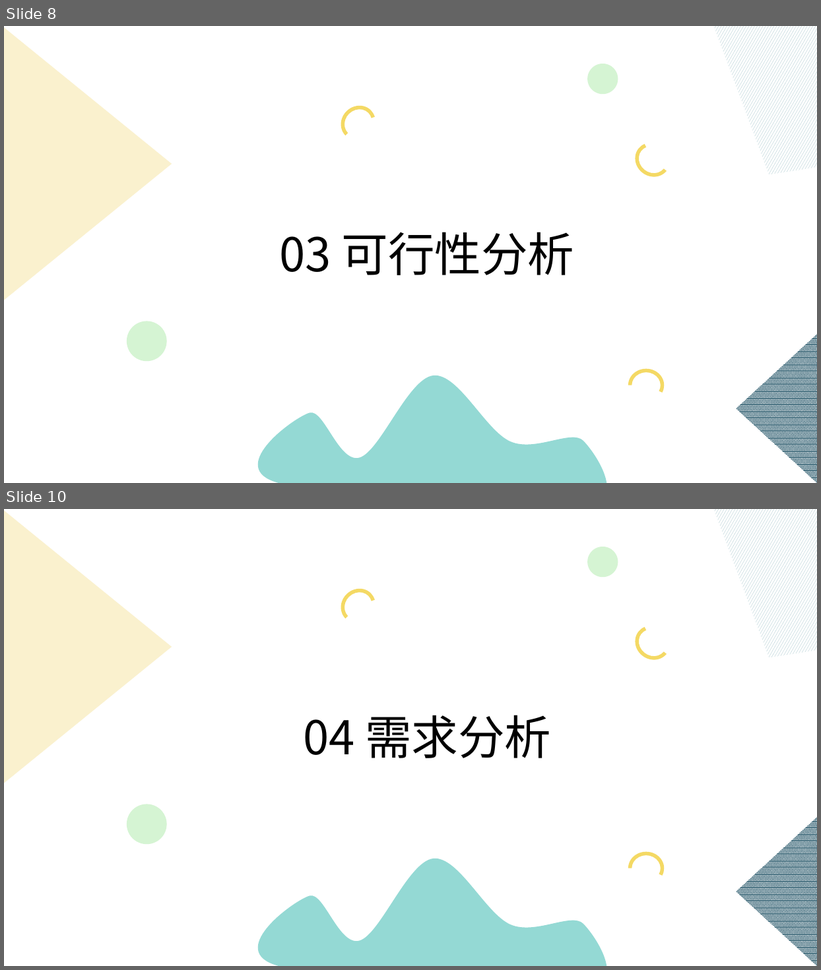
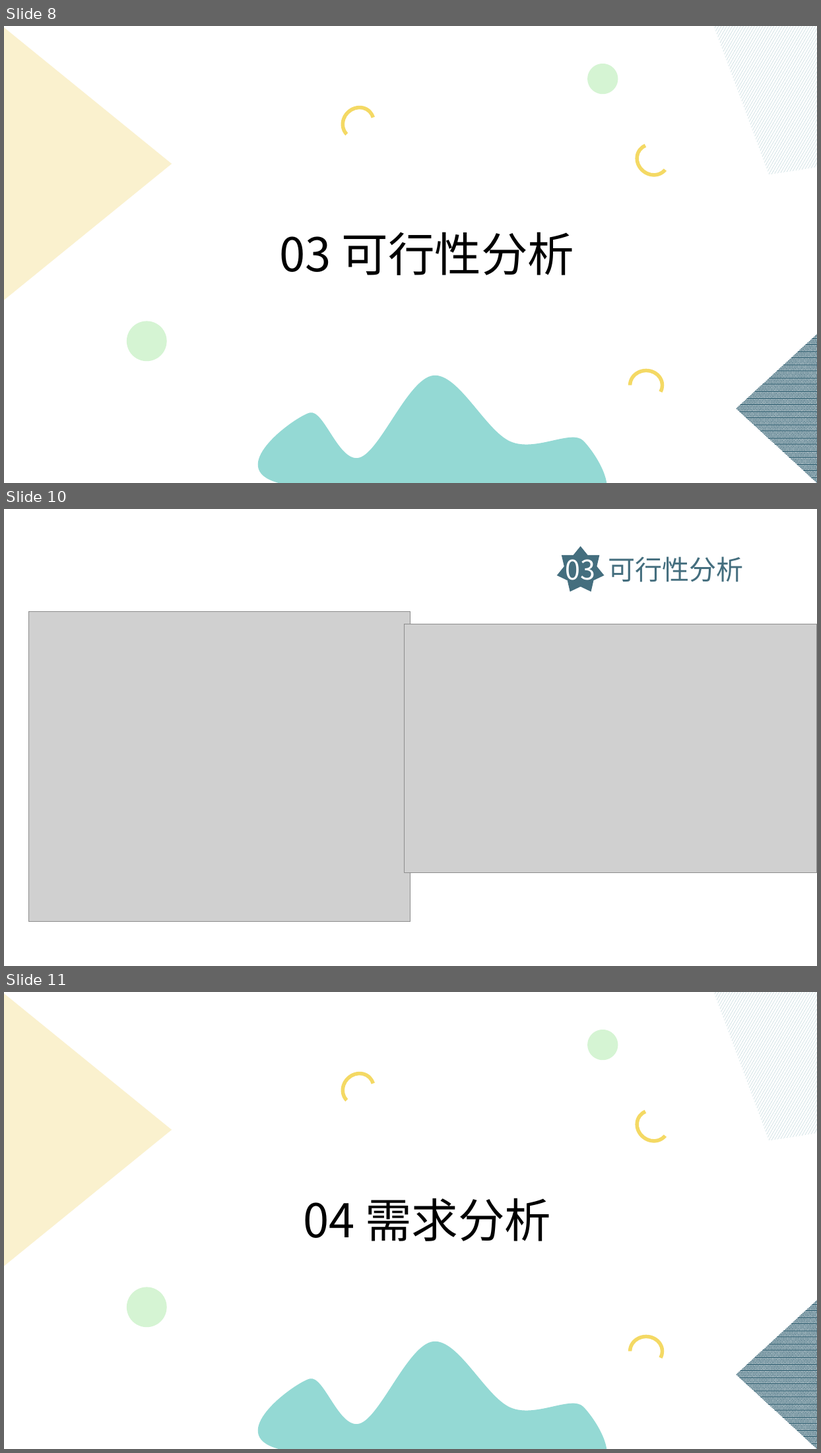
Before and after one commit to zszdxasdf/zhizhang, a slide deck: 总结/SE2020-G14-总结.pptx. Shown one above the other, each under a label of ours: slides 8 and 10 before the commit, slides 8, 10 and 11 after it; the slides between them are not shown. The pictures are 821x970 and 821x1453 pixels, drawn with LibreOffice and Linux fonts; fonts in the diff are those of the drawing; grey boxes stand for pictures. Boxes give left, top, right and bottom in pixels: in the first picture for what was removed or moved away, otherwise in the second. Text is boxed around its words. In the diff, an @@ line names an element or a change of style, - is before the commit and + after.

```diff
--- a/总结/SE2020-G14-总结.pptx
+++ b/总结/SE2020-G14-总结.pptx
@@ slide 10 added at [4, 509, 817, 966], background #FFFFFF @@
@@ star added at [557, 546, 605, 592], fill #446E7E @@
@@ text added at [566, 552, 743, 587], 32 pt, text #446E7E @@
+03 可行性分析
@@ picture added at [29, 611, 411, 922] @@
@@ picture added at [405, 625, 817, 874] @@
@@ what was slide 10 is now slide 11 @@
```
Also in this commit, not shown: 7 slides changed, 6 other slides added, 1 slide removed, 17 other files.
